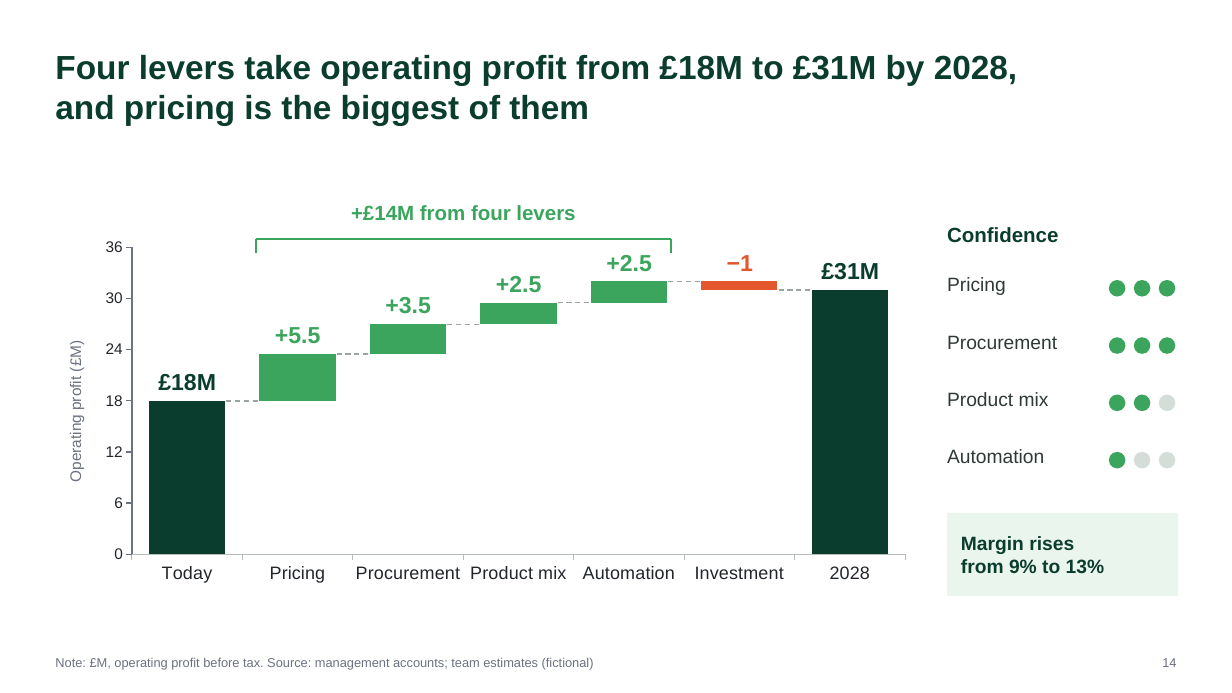
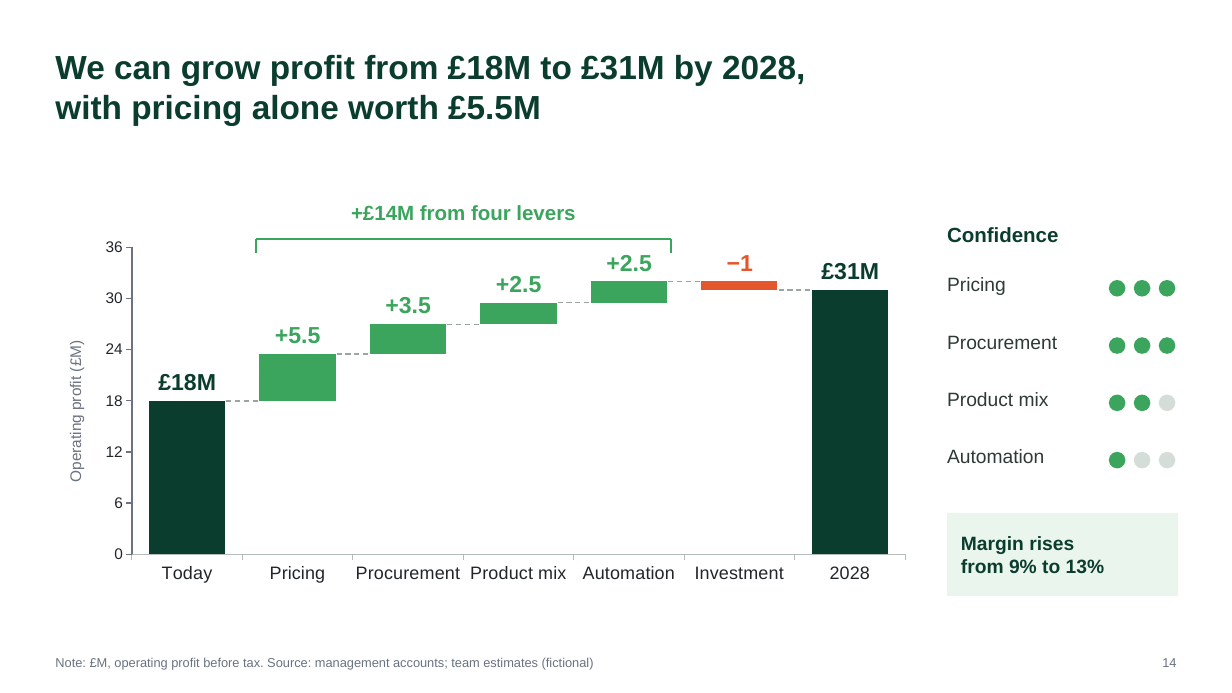
Before and after one commit to bmc-marshall/slidewell, a slide deck: slide 14 of slidewell/examples/showcase.pptx. Drawn at 1232x693 pixels with LibreOffice and Linux fonts; fonts in the diff are those of the drawing. Boxes give left, top, right and bottom in pixels: in the first picture for what was removed or moved away, otherwise in the second. Text is boxed around its words. In the diff, an @@ line names an element or a change of style, - is before the commit and + after.

```diff
--- a/slidewell/examples/showcase.pptx
+++ b/slidewell/examples/showcase.pptx
@@ text at [55,54,805,125]: text changed @@
-Four levers take operating profit from £18M to £31M by 2028,
-and pricing is the biggest of them
+We can grow profit from £18M to £31M by 2028,
+with pricing alone worth £5.5M
```
Also in this commit, not shown: 3 other slides changed, 4 other files.
